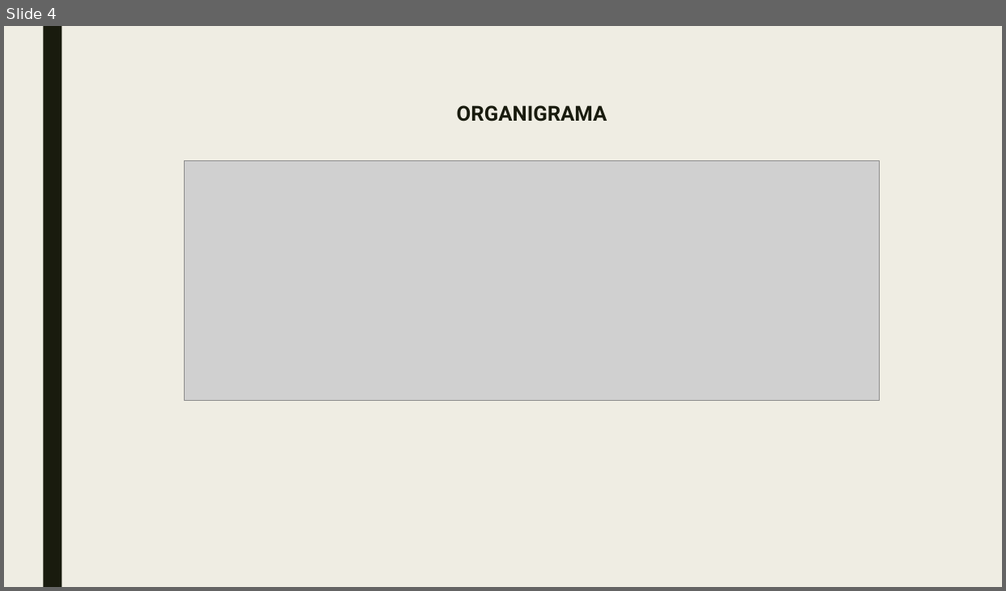
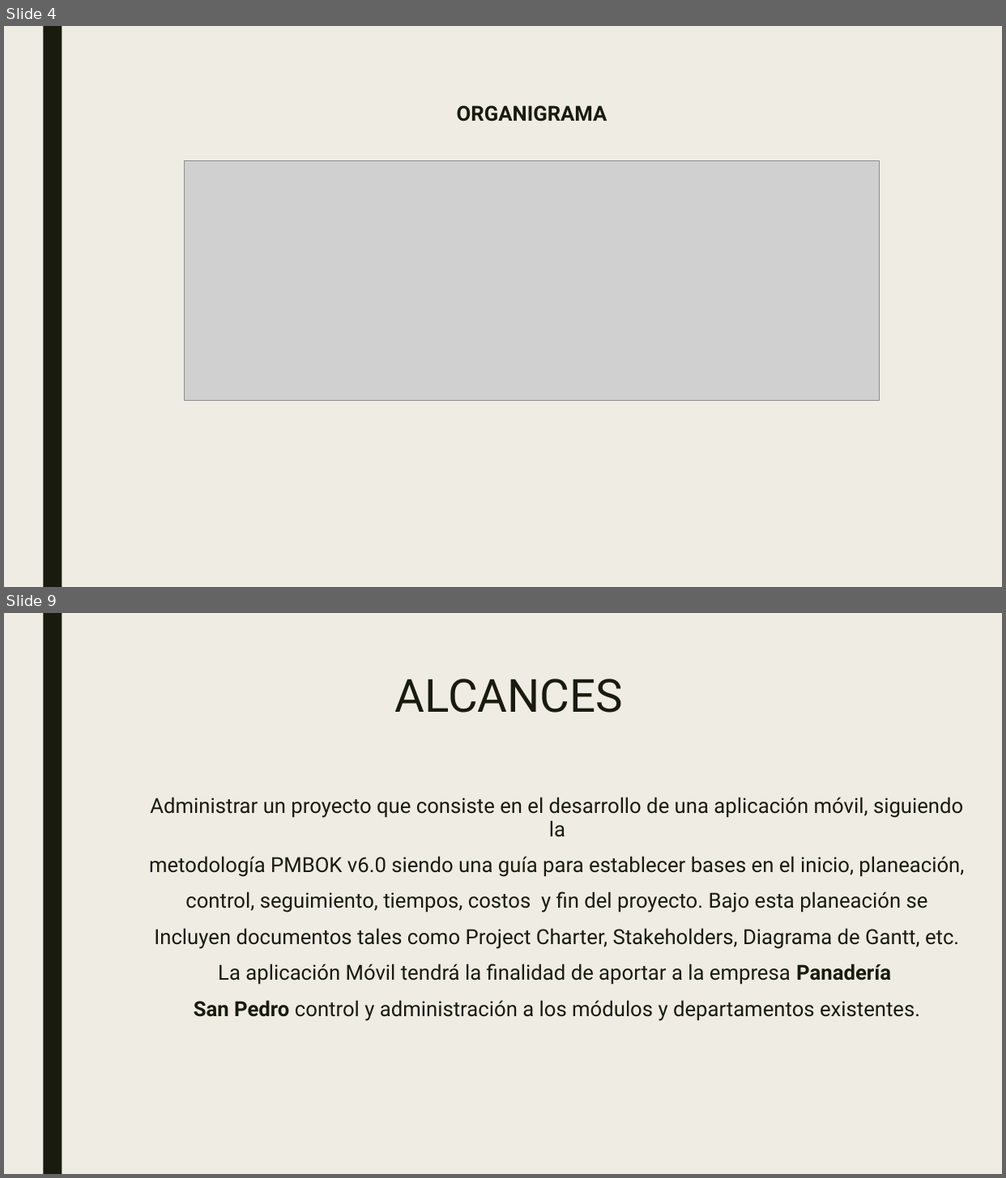
Before and after one commit to SM-ROOT/SM-ROOT, a slide deck: 9°A/Integradora/diapositiva/SM-ROOT_APPMO-SP.pptx. Shown one above the other, each under a label of ours: slide 4 before the commit, slides 4 and 9 after it; the slides between them are not shown. The pictures are 1006x591 and 1006x1178 pixels, drawn with LibreOffice and Linux fonts; fonts in the diff are those of the drawing; grey boxes stand for pictures. Boxes give left, top, right and bottom in pixels: in the first picture for what was removed or moved away, otherwise in the second. Text is boxed around its words. In the diff, an @@ line names an element or a change of style, - is before the commit and + after.

```diff
--- a/9°A/Integradora/diapositiva/SM-ROOT_APPMO-SP.pptx
+++ b/9°A/Integradora/diapositiva/SM-ROOT_APPMO-SP.pptx
@@ slide 9 added at [4, 613, 1002, 1174], background #EFEDE3; not listed: 1 template element that a slide beside it also shows @@
@@ title added at [395, 679, 624, 713], 44 pt, text #191B0E @@
+ALCANCES
@@ text added at [149, 797, 964, 1021], 20 pt, text #191B0E @@
+Administrar un proyecto que consiste en el desarrollo de una aplicación móvil, siguiendo la
+metodología PMBOK v6.0 siendo una guía para establecer bases en el inicio, planeación,
+control, seguimiento, tiempos, costos y fin del proyecto. Bajo esta planeación se
+Incluyen documentos tales como Project Charter, Stakeholders, Diagrama de Gantt, etc.
+La aplicación Móvil tendrá la finalidad de aportar a la empresa Panadería
+San Pedro control y administración a los módulos y departamentos existentes.
```
Also in this commit, not shown: 2 slides changed, 16 other slides added, 1 slide removed, 3 other files.
